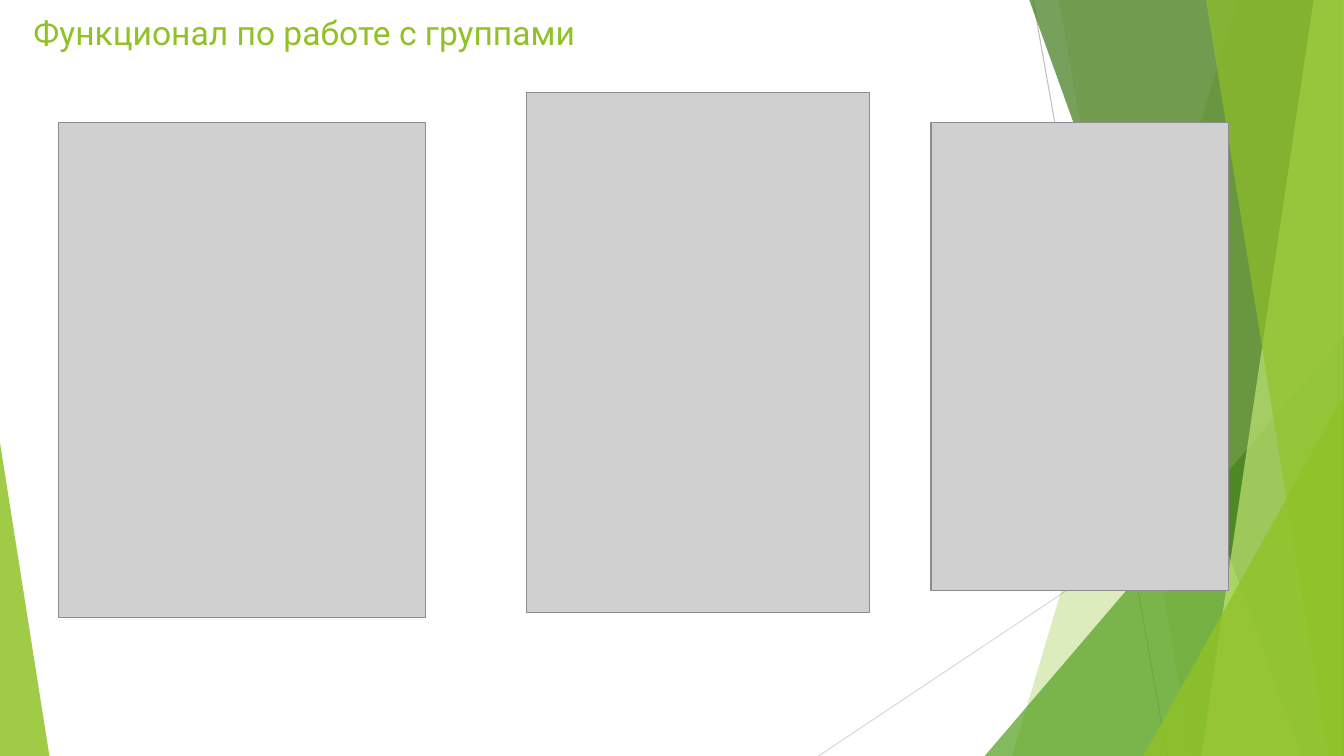
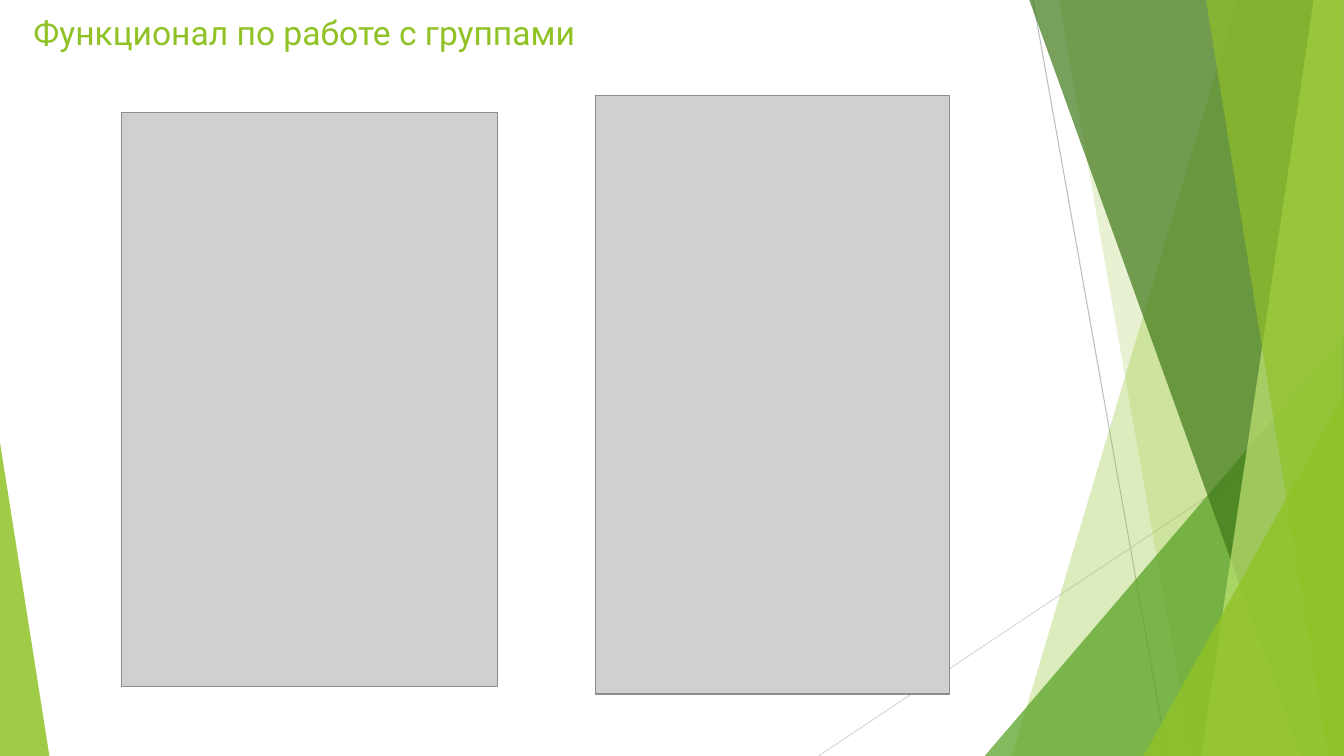
Before and after one commit to Tigeroff2002/Labs, a slide deck: slide 15 of Диплом/PRI-120-VKR-Presentation-Parakhin.pptx (slide 16 before the commit). Drawn at 1344x756 pixels with LibreOffice and Linux fonts; fonts in the diff are those of the drawing; grey boxes stand for pictures. Boxes give left, top, right and bottom in pixels: in the first picture for what was removed or moved away, otherwise in the second. Text is boxed around its words. In the diff, an @@ line names an element or a change of style, - is before the commit and + after.

```diff
--- a/Диплом/PRI-120-VKR-Presentation-Parakhin.pptx
+++ b/Диплом/PRI-120-VKR-Presentation-Parakhin.pptx
@@ picture: place and size @@
-picture at bbox=[58, 123, 425, 618]
+picture at bbox=[121, 113, 497, 687]
@@ picture: place and size @@
-picture at bbox=[527, 93, 870, 613]
+picture at bbox=[596, 95, 950, 694]
@@ picture removed at bbox=[932, 123, 1229, 591] @@
```
Also in this commit, not shown: 10 other slides changed, 3 slides added, 4 slides removed, 20 other files.
